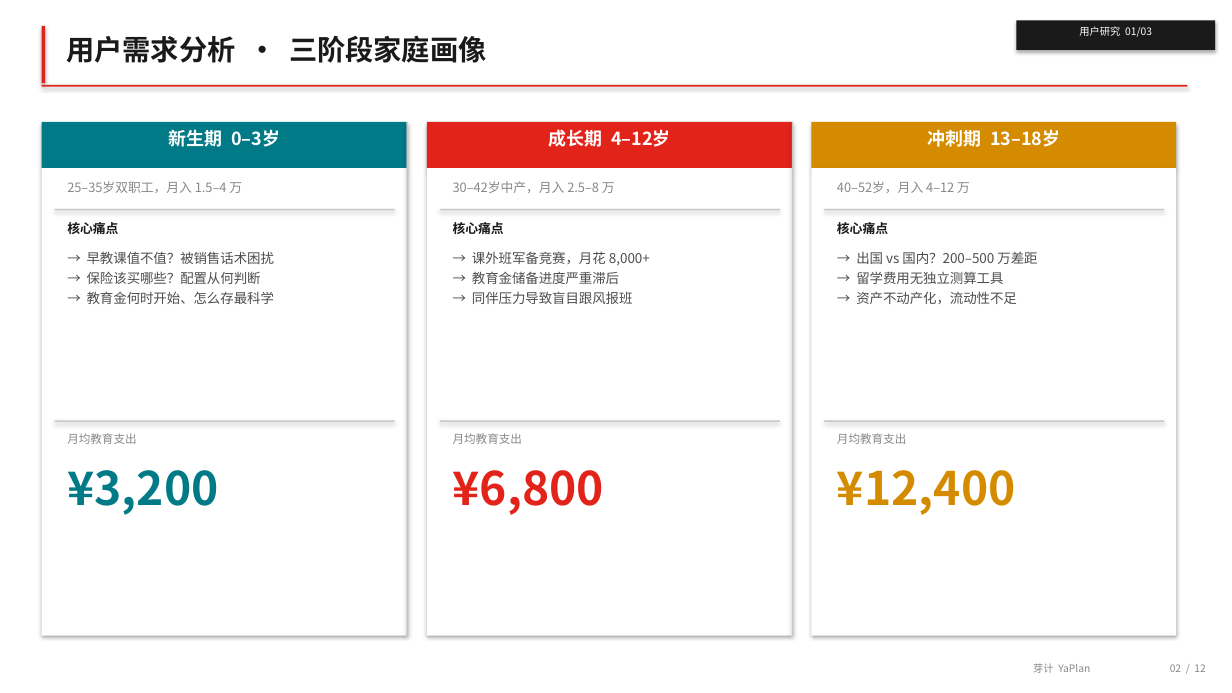
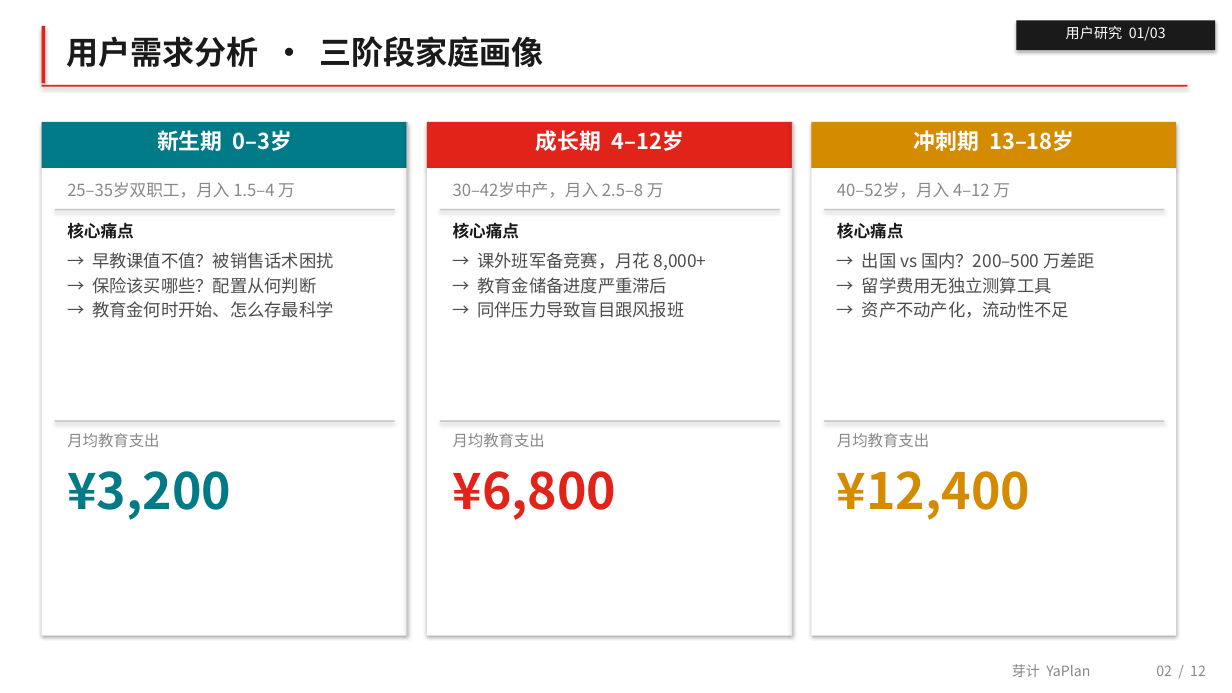
Before and after one commit to airacle-ai/xiaolu-homepage, a slide deck: slide 2 of yaplan-pitch.pptx. Drawn at 1232x693 pixels with LibreOffice and Linux fonts; fonts in the diff are those of the drawing. Boxes give left, top, right and bottom in pixels: in the first picture for what was removed or moved away, otherwise in the second. Text is boxed around its words. In the diff, an @@ line names an element or a change of style, - is before the commit and + after.

```diff
--- a/yaplan-pitch.pptx
+++ b/yaplan-pitch.pptx
@@ text "用户需求分析 · 三阶段家庭画像" at [66,36,544,67]: size 22 to 25 pt @@
@@ size 14 to 17 pt in 3 elements at [157,130,293,151], [536,130,683,151], [914,130,1074,151] @@
@@ size 10 to 13 pt in 6 elements at [67,182,295,198], [67,222,134,239], [453,182,664,198], [453,222,520,239], [837,182,1010,198], [837,222,904,239] @@
@@ size 10.5 to 13.5 pt in 3 elements at [92,252,333,318], [478,252,707,318], [862,252,1095,318] @@
@@ size 9 to 12 pt in 3 elements at [67,433,159,447], [453,433,545,447], [837,433,929,447] @@
@@ size 36 to 39 pt in 3 elements at [67,471,231,520], [453,471,617,520], [837,471,1030,520] @@
@@ size 8 to 11 pt in 3 elements at [1066,26,1166,41], [1156,665,1206,676], [1012,664,1090,677] @@
```
Also in this commit, not shown: 11 other slides changed, 1 other file.
